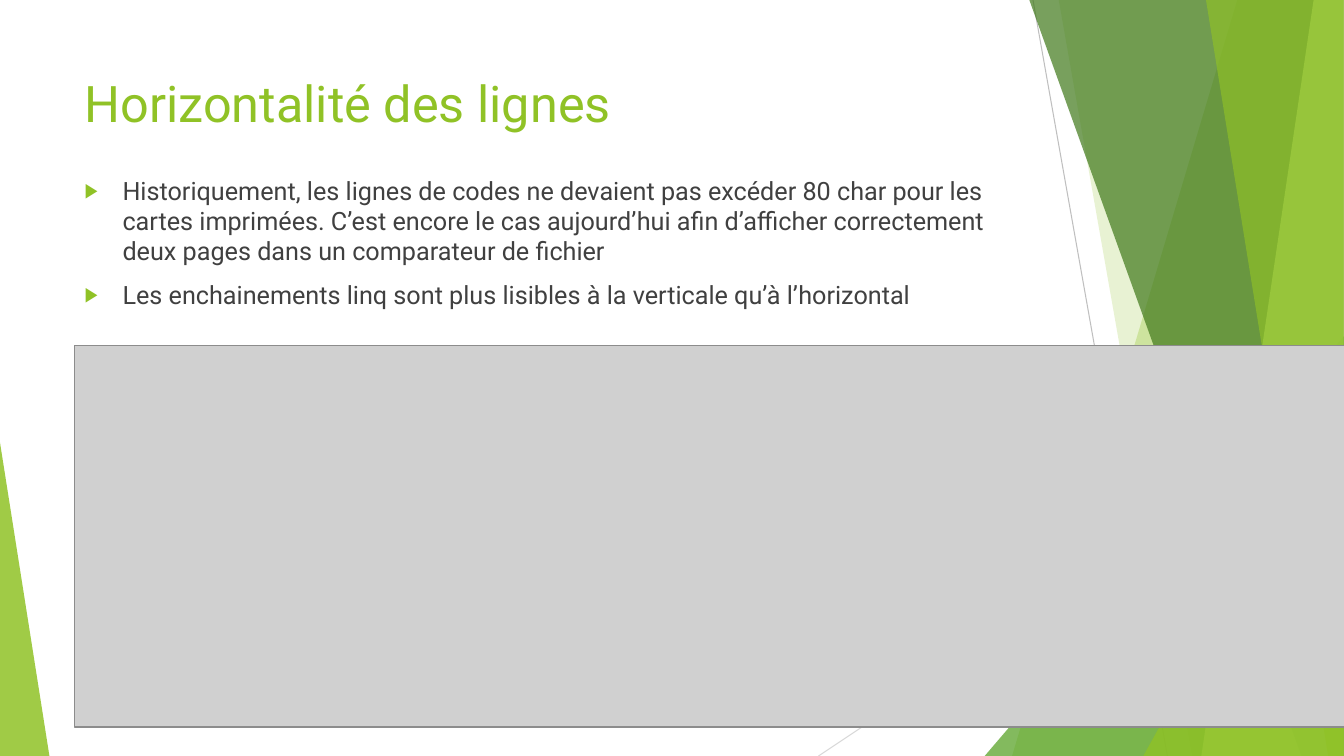
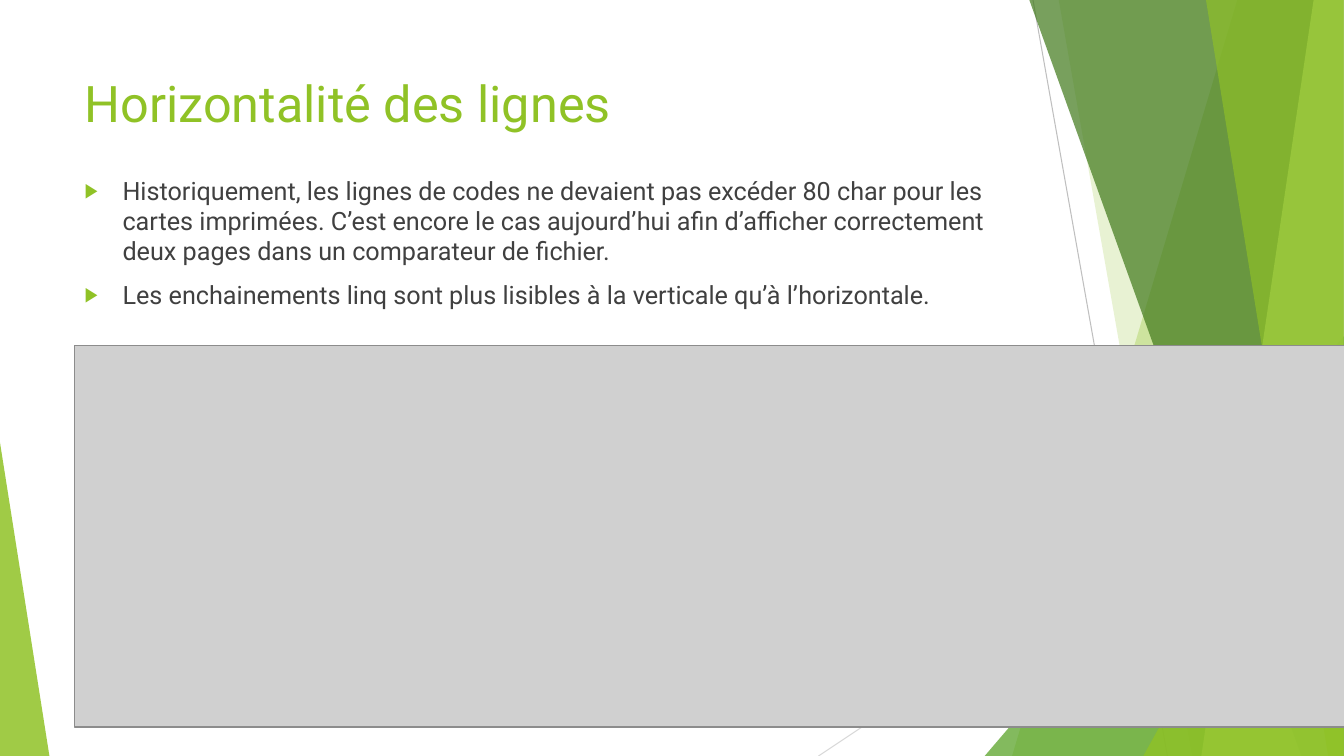
Before and after one commit to worming004/SimpleIsNotEasy, a slide deck: slide 16 of PPT/Easy != Simple.pptx. Drawn at 1344x756 pixels with LibreOffice and Linux fonts; fonts in the diff are those of the drawing; grey boxes stand for pictures. Boxes give left, top, right and bottom in pixels: in the first picture for what was removed or moved away, otherwise in the second. Text is boxed around its words. In the diff, an @@ line names an element or a change of style, - is before the commit and + after.

```diff
--- a/PPT/Easy != Simple.pptx
+++ b/PPT/Easy != Simple.pptx
@@ text at (x1=123, y1=181, x2=984, y2=309): text changed @@
-▶ Historiquement, les lignes de codes ne devaient pas excéder 80 char pour les cartes imprimées. C’est encore le cas aujourd’hui afin d’afficher correctement deux pages dans un comparateur de fichier
-▶ Les enchainements linq sont plus lisibles à la verticale qu’à l’horizontal
+▶ Historiquement, les lignes de codes ne devaient pas excéder 80 char pour les cartes imprimées. C’est encore le cas aujourd’hui afin d’afficher correctement deux pages dans un comparateur de fichier.
+▶ Les enchainements linq sont plus lisibles à la verticale qu’à l’horizontale.
```
Also in this commit, not shown: 16 other slides changed.
